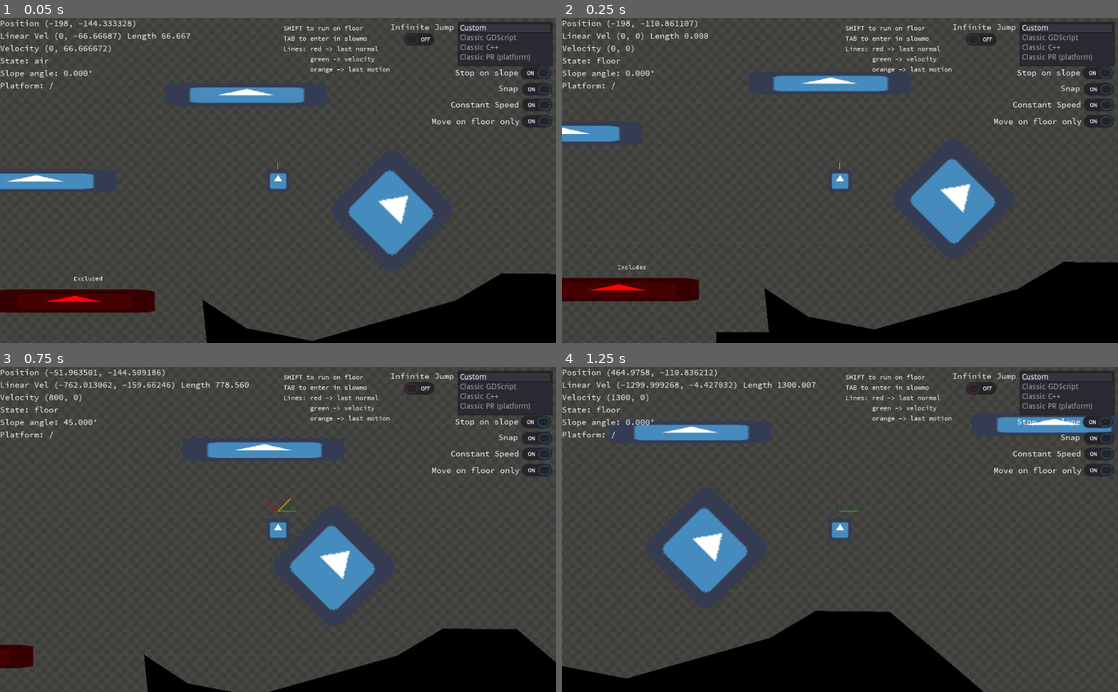
Above: before the commit, frames 1-4 (two rows, left to right).
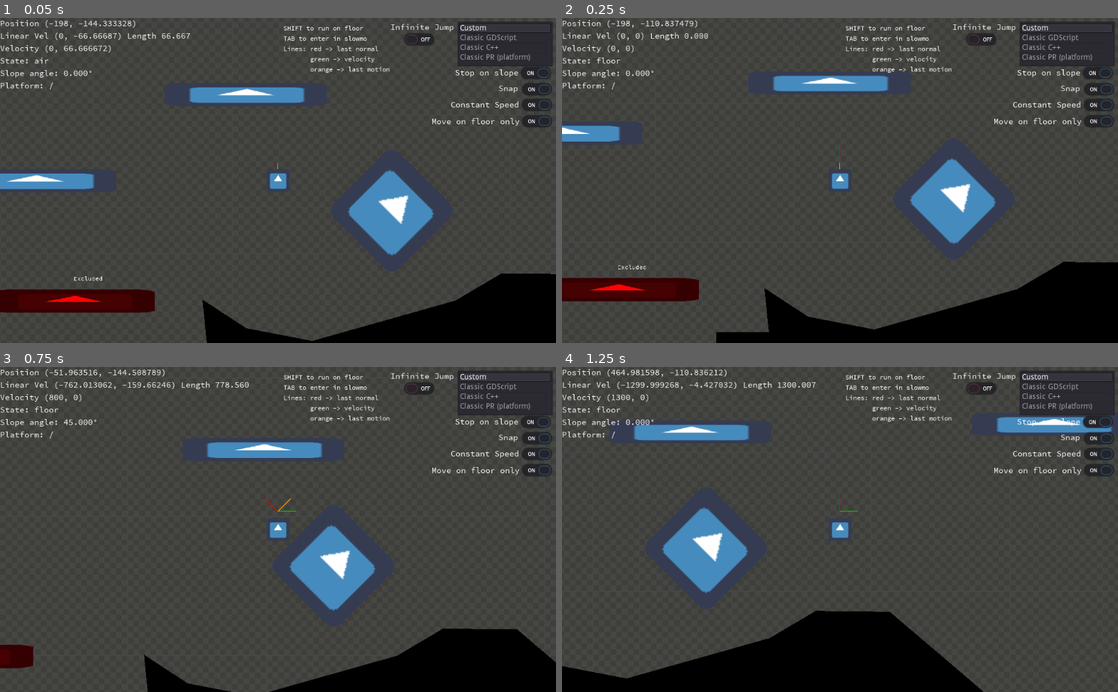
Above: after the commit, the same moments.

Repository: fabriceci/move_and_slide
Game: Godot game, scene res://World.tscn
Two runs of this game, one before a commit and one after it. Both use one fixed random seed, a clock stepped at 60 frames per second and the inputs below. The engine's default icon, where the game draws it, is replaced by a stand-in: a white triangle on a blue panel in a dark square.
Inputs:
- Up to frame 1 (0.05 s): no input
- Up to frame 2 (0.25 s): no input
- Up to frame 3 (0.75 s): tap Enter (ui_accept) at 0.5 s; hold Right (ui_right) from 0.53 s (still down); hold Shift (run) from 0.53 s (still down)
- Up to frame 4 (1.25 s): keep holding Right (ui_right); keep holding Shift (run); tap Enter (ui_accept) at 0.77 s

Frame 1 is identical in both runs. In frame 2, less than 0.1% of the frame differs, in the area x 19-93%, y 0-96%; in frame 3, less than 0.1%; in frame 4, 0.1%, in the area x 13-63%, y 0-81%.

Commit message:
Fix condition for on_air after snap

Diff:
--- a/Player/Classic/Player.gd
+++ b/Player/Classic/Player.gd
@@ -111,11 +111,6 @@
 		if  not found_collision or motion == Vector2():
 			break
 
-		if not collision:
-			print("air")
-		else:
-			print("--")
-
 		p_max_slides -= 1
 
 	return body_velocity
--- a/Player/ClassicPR/PlayerPR.gd
+++ b/Player/ClassicPR/PlayerPR.gd
@@ -111,10 +111,6 @@
 		if  not found_collision or motion == Vector2():
 			break
 
-		if not collision:
-			print("air")
-		else:
-			print("--")
 		p_max_slides -= 1
 
 	if not on_floor:
--- a/Player/Custom/PlayerCustom.gd
+++ b/Player/Custom/PlayerCustom.gd
@@ -121,8 +121,8 @@
 
 					if p_stop_on_slope:
 						if (original_motion.normalized() + p_up_direction).length() < 0.01 :
-							if collision.travel.length() < 1:
-								position = previous_pos #
+							#if collision.travel.length() < 1:
+							#	position = previous_pos #
 							motion = Vector2.ZERO
 
 				elif acos(collision.normal.dot(-p_up_direction)) <= p_floor_max_angle + FLOOR_ANGLE_THRESHOLD :
@@ -130,8 +130,8 @@
 				else:
 					var dot = original_motion.slide(p_up_direction).normalized().dot(collision.normal)
 					if move_on_floor_only and was_on_floor and dot < -0.5 and p_linear_velocity.y >= 0 : # prevent the move against wall
-						if collision.travel.length() < 1:
-							position = previous_pos
+						#if collision.travel.length() < 1:
+						#	position = previous_pos
 						on_floor = true
 						on_floor_body = prev_floor_body
 						floor_velocity = prev_floor_velocity
@@ -158,12 +158,11 @@
 						continue_loop = true
 				elif apply_constant_speed:
 					position = tmp_position
+
+		if not collision and not on_floor:
+			on_air = true
+
 		# debug
-		if not collision and not continue_loop:
-			print("air")
-			on_air = true
-		else:
-			print("--")
 		if motion != Vector2(): last_motion = motion.normalized()
 
 		if not continue_loop and (not collision or motion == Vector2()):
